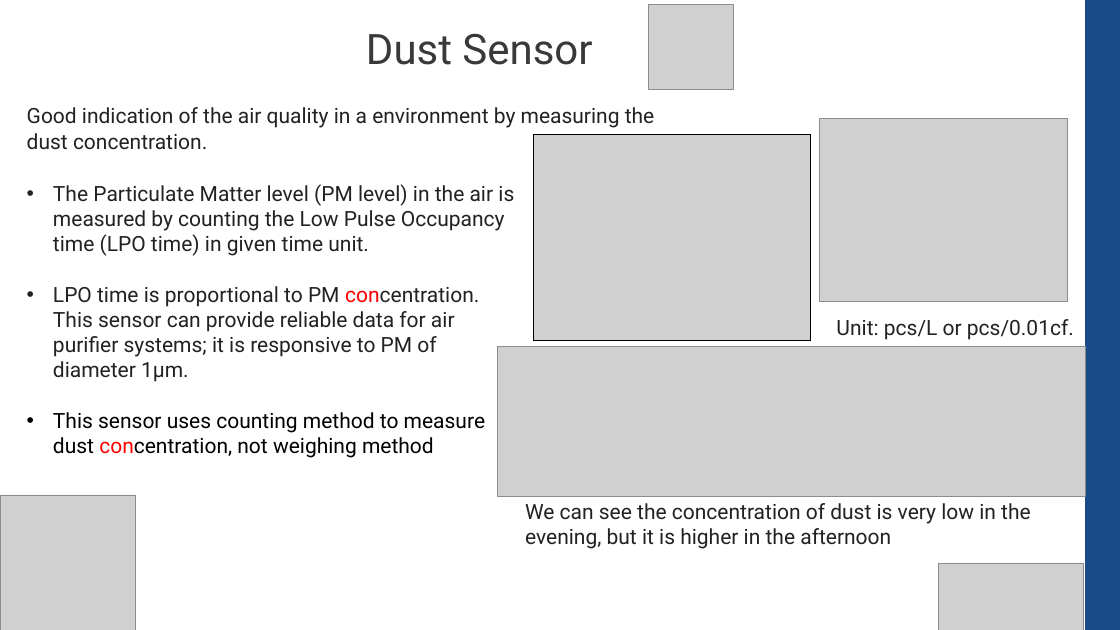
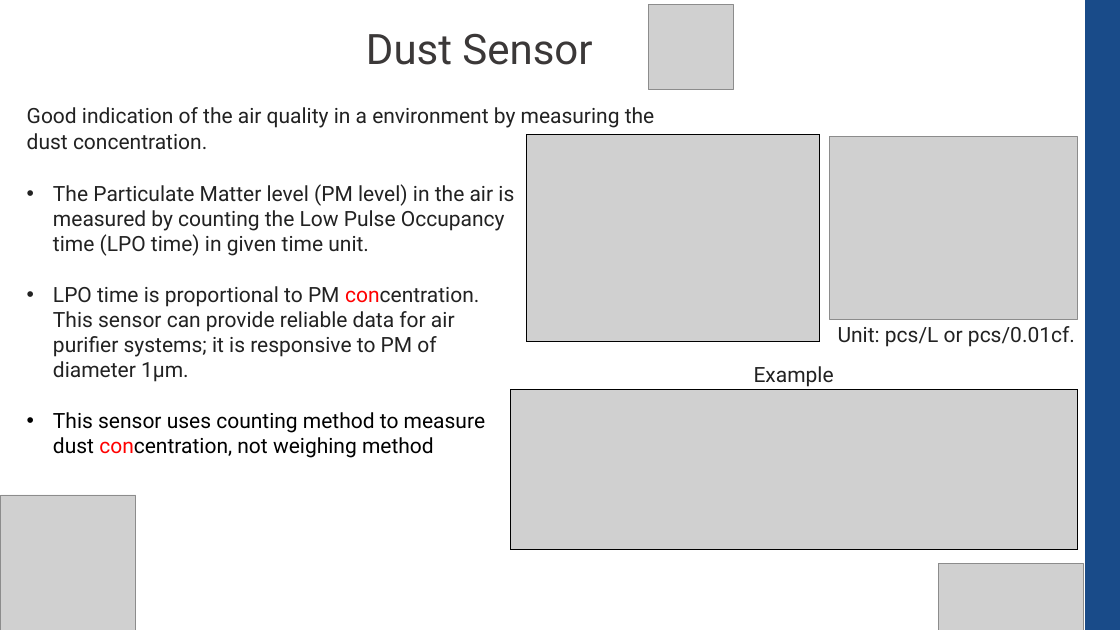
Before and after one commit to CompEng0001/IoT-and-Our-Schools-Environments-for-Education, a slide deck: slide 8 of Lessons/Sensors_101.pptx (slide 7 before the commit). Drawn at 1120x630 pixels with LibreOffice and Linux fonts; fonts in the diff are those of the drawing; grey boxes stand for pictures. Boxes give left, top, right and bottom in pixels: in the first picture for what was removed or moved away, otherwise in the second. Text is boxed around its words. In the diff, an @@ line names an element or a change of style, - is before the commit and + after.

```diff
--- a/Lessons/Sensors_101.pptx
+++ b/Lessons/Sensors_101.pptx
@@ picture: place and size @@
-picture at (534, 134, 811, 341)
+picture at (526, 135, 819, 342)
@@ picture: place and size @@
-picture at (820, 118, 1068, 302)
+picture at (829, 137, 1077, 320)
@@ text "Unit: pcs/L or pcs/0.01cf.": place and size @@
-text "Unit: pcs/L or pcs/0.01cf." at (836, 319, 1074, 340)
+text "Unit: pcs/L or pcs/0.01cf." at (838, 326, 1075, 347)
@@ picture: place and size @@
-picture at (497, 346, 1086, 496)
+picture at (510, 389, 1077, 549)
@@ text added at (754, 366, 834, 387), 18 pt, text #222222 @@
+Example
@@ text removed at (525, 503, 1031, 549) @@
-We can see the concentration of dust is very low in the evening, but it is higher in the afternoon
```
Also in this commit, not shown: 4 other slides changed, 1 slide added.
